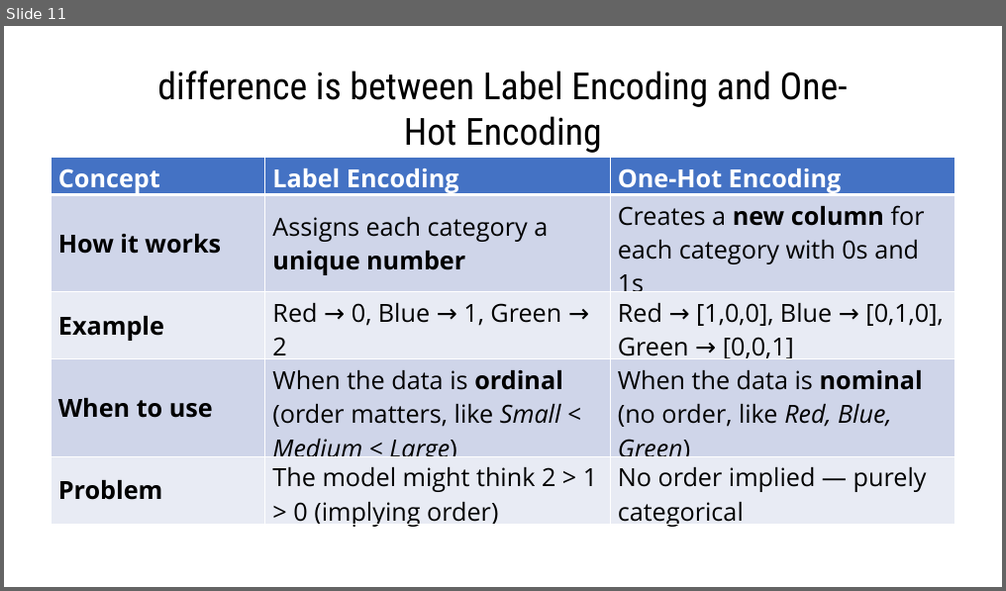
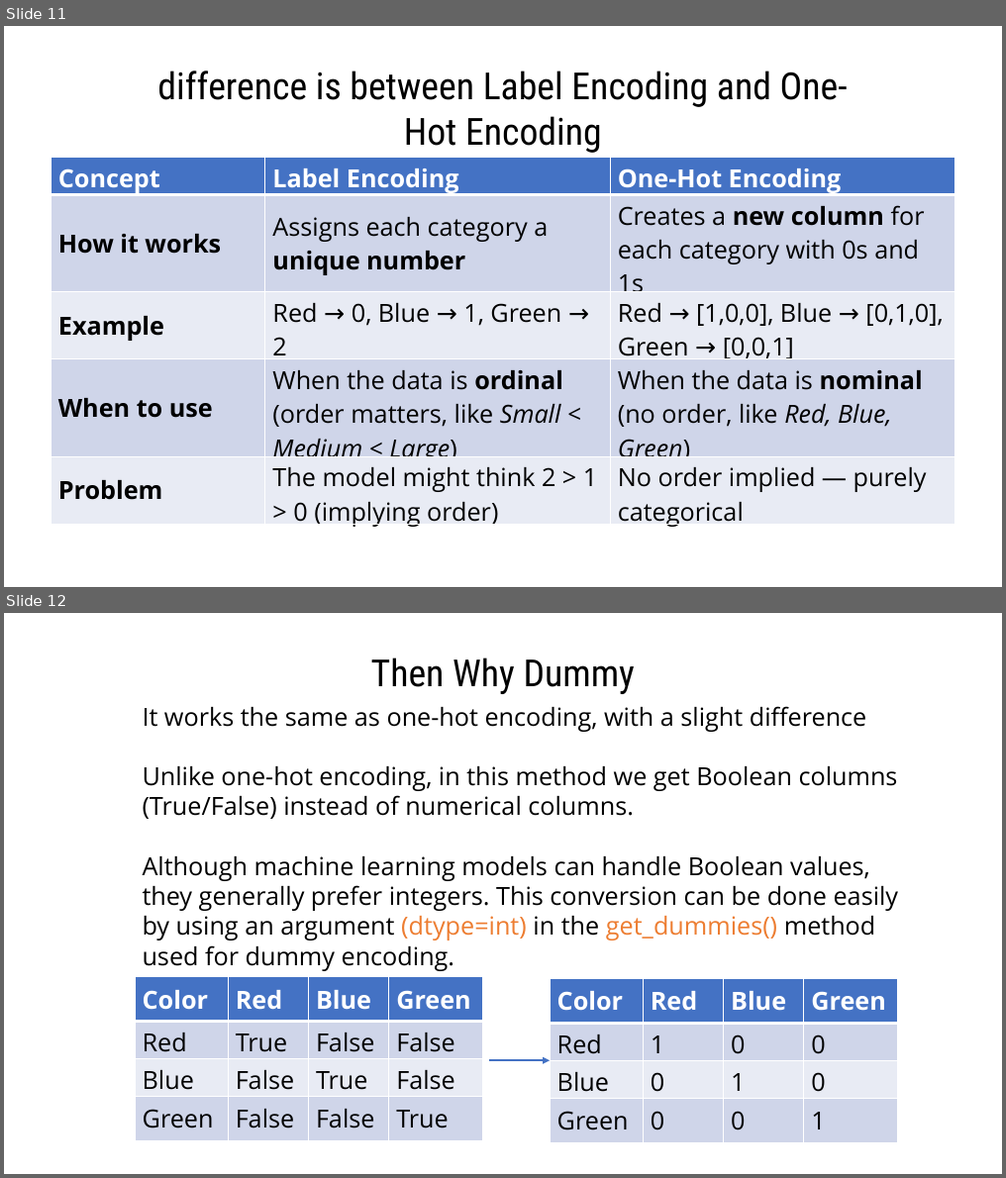
Before and after one commit to gmrr40058/data-science-ml-python-ostad, a slide deck: My Note and Practice/Text to Numerical Data Conversion/Categorical(Text to Numeric) data conversion-CTtN/CTtN2. One-Hot & Dummy Variable Encoding/One-Hot Encoding.pptx. Shown one above the other, each under a label of ours: slide 11 before the commit, slides 11 and 12 after it. The pictures are 1006x591 and 1006x1178 pixels, drawn with LibreOffice and Linux fonts; fonts in the diff are those of the drawing. Boxes give left, top, right and bottom in pixels: in the first picture for what was removed or moved away, otherwise in the second. Text is boxed around its words. In the diff, an @@ line names an element or a change of style, - is before the commit and + after.

Commit message:
Dummy Variable Encoding is added.

```diff
--- a/My Note and Practice/Text to Numerical Data Conversion/Categorical(Text to Numeric) data conversion-CTtN/CTtN2. One-Hot & Dummy Variable Encoding/One-Hot Encoding.pptx
+++ b/My Note and Practice/Text to Numerical Data Conversion/Categorical(Text to Numeric) data conversion-CTtN/CTtN2. One-Hot & Dummy Variable Encoding/One-Hot Encoding.pptx
@@ slide 12 added at (4, 613, 1002, 1174), background #FFFFFF @@
@@ text added at (371, 658, 635, 694), 36 pt, text #000000 @@
+Then Why Dummy
@@ text added at (143, 706, 899, 971), 24 pt, text #000000 @@
+It works the same as one-hot encoding, with a slight difference
+Unlike one-hot encoding, in this method we get Boolean columns (True/False) instead of numerical columns.
+Although machine learning models can handle Boolean values, they generally prefer integers. This conversion can be done easily by using an argument (dtype=int) in the get_dummies() method used for dummy encoding.
@@ table added at (135, 977, 482, 1142), 4 rows, 4 columns @@
+Color | Red | Blue | Green
+Red | True | False | False
+Blue | False | True | False
+Green | False | False | True
@@ table added at (549, 978, 897, 1143), 4 rows, 4 columns @@
+Color | Red | Blue | Green
+Red | 1 | 0 | 0
+Blue | 0 | 1 | 0
+Green | 0 | 0 | 1
@@ arrow added from (490, 1060) to (549, 1060), #4472C4 2.25 pt @@
```
Also in this commit, not shown: 3 other slides added, 1 other file.
